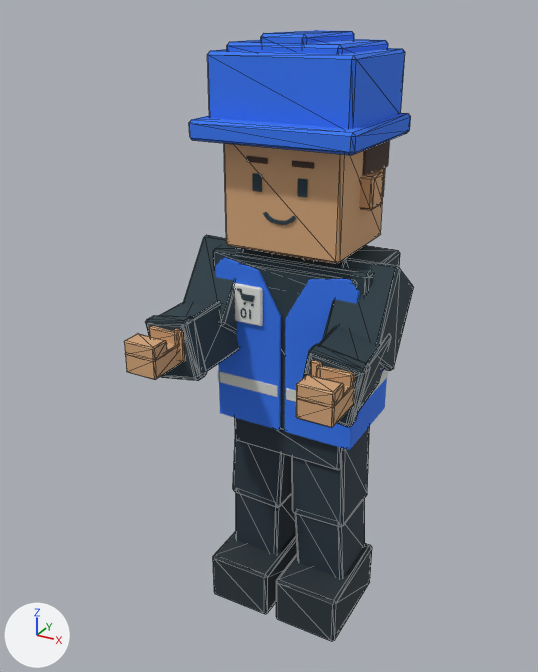
A saved change to the glTF model frontend/public/models/v3/picker-figure.glb.
One viewpoint serves both versions: a 50 mm camera at (0.858, -1.767, 1.752) aimed at (-0.045, -0.124, 0.931). The axes (+X, +Y, +Z) are drawn at lower left. The lights are the same throughout. The picture after the commit comes second. Mesh edges are drawn as thin lines on the coarser meshes. Where no turn or scale is listed for an object, it has been applied to the vertices. Vertices at exactly the same position are counted once.

Names of what the first picture shows: 'picker-figure__batch_00', 'picker-figure__batch_03', 'picker-figure__batch_04', 'picker-figure__batch_05', 'picker-figure__batch_06', 'picker-figure__batch_07', 'picker-figure__batch_10', 'picker-figure__batch_11', 'picker-figure__batch_12', 'picker-figure__batch_14', 'picker-figure__batch_15', 'picker-figure__batch_16', 'picker-figure__batch_20' and 9 more.
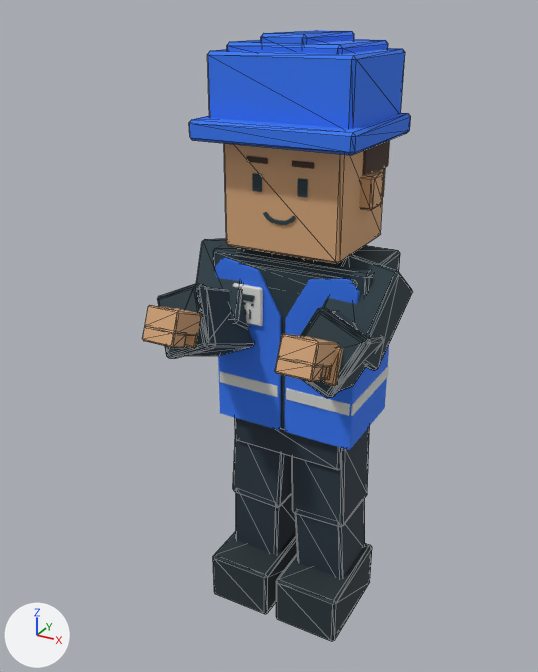
Not drawn themselves, but carrying or shaping drawn objects: ob_joint__upper_arm_l, ob_joint__forearm_l, ob_joint__hand_l, ob_joint__upper_arm_r, ob_joint__forearm_r, ob_joint__hand_r.

Where the newer file only moved an object's origin or applied its transform, the numbers keep the older frame.

Location of each change, [x1, y1, x2, y2] in pixels of the pictures (538 x 672 px):
'picker-figure__batch_11', reshaped (6% shorter): before [145, 301, 239, 381]; after [157, 283, 254, 358]
'picker-figure__batch_16', turned: before [323, 258, 414, 371]; after [323, 254, 412, 370]
'picker-figure__batch_14', reshaped: before [303, 325, 391, 427]; after [301, 308, 383, 398]
'picker-figure__batch_15', turned, moved: before [296, 361, 354, 428]; after [275, 334, 343, 386]
'picker-figure__batch_12', turned, moved: before [124, 326, 185, 380]; after [142, 305, 202, 348]
'picker-figure__batch_13', turned: before [183, 235, 245, 331]; after [196, 238, 249, 328]

The change in detail:
me_cube_019 is used by ob_picker_figure__batch_11; location (-0.228, -0.305, 0.928).
me_cube_019 had 48 vertices, 88 faces and spanned x -0.087..0.091, y -0.028..0.212, z -0.096..0.097.
me_cube_019 now has 48 vertices, 88 faces and spans x -0.072..0.139, y -0.037..0.236, z -0.086..0.178.
me_cube_019 part 1: the whole mesh is multiplied about its middle by the matrix ((0.974, 0.07, -0.214), (0.022, 0.916, 0.401), (0.224, -0.395, 0.891)), then moved by (0.033, 0.008, 0.039).
me_cube_029 is used by ob_picker_figure__batch_14; location (0.228, -0.305, 0.928).
me_cube_029 had 48 vertices, 88 faces and spanned x -0.091..0.087, y -0.028..0.212, z -0.096..0.097.
me_cube_029 now has 48 vertices, 88 faces and spans x -0.139..0.072, y -0.037..0.236, z -0.086..0.178.
me_cube_029 part 2: the whole mesh is multiplied about its middle by the matrix ((0.974, -0.07, 0.214), (-0.022, 0.916, 0.401), (-0.224, -0.395, 0.891)), then moved by (-0.033, 0.008, 0.039).
Object 'joint__upper_arm_L' (ob_joint__upper_arm_l) turns from (-32, -11, 7.1) to (-34, -20, 13) degrees about x, y and z.
Object 'joint__forearm_L' (ob_joint__forearm_l) turns from (-53, 0, 0) to (-78, 0, 0) degrees about x, y and z.
In object 'joint__hand_L' (ob_joint__hand_l), parent goes from ob_joint__forearm_l to ob_joint__palm_roll_l.
Object 'joint__hand_L' (ob_joint__hand_l) moves from (-0.035, -0.015, -0.19) to (0.0, 0.0, 0.0).
Object 'joint__hand_L' (ob_joint__hand_l) turns from (-4.6, 8, 11) to (1.9, -4.7, 23) degrees about x, y and z.
Object 'picker-figure__batch_12' (ob_picker_figure__batch_12) moves from (-0.015, -0.0397, -0.101) to (-0.015, -0.0398, -0.101).
Object 'joint__upper_arm_R' (ob_joint__upper_arm_r) turns from (-32, 11, -7.1) to (-34, 20, -13) degrees about x, y and z.
Object 'joint__forearm_R' (ob_joint__forearm_r) turns from (-53, 0, 0) to (-78, 0, 0) degrees about x, y and z.
In object 'joint__hand_R' (ob_joint__hand_r), parent goes from ob_joint__forearm_r to ob_joint__palm_roll_r.
Object 'joint__hand_R' (ob_joint__hand_r) moves from (0.035, -0.015, -0.19) to (0.0, 0.0, 0.0).
Object 'joint__hand_R' (ob_joint__hand_r) turns from (-4.6, -8, -11) to (1.9, 4.7, -23) degrees about x, y and z.
Object 'joint__palm_roll_R' (ob_joint__palm_roll_r) is new.
Its parent is ob_joint__forearm_r.
Its location is (0.035, -0.015, -0.19).
Its rotation in degrees is (0, 0, 180).
Object 'joint__palm_roll_L' (ob_joint__palm_roll_l) is new.
Its parent is ob_joint__forearm_l.
Its location is (-0.035, -0.015, -0.19).
Its rotation in degrees is (0, 0, 180).
